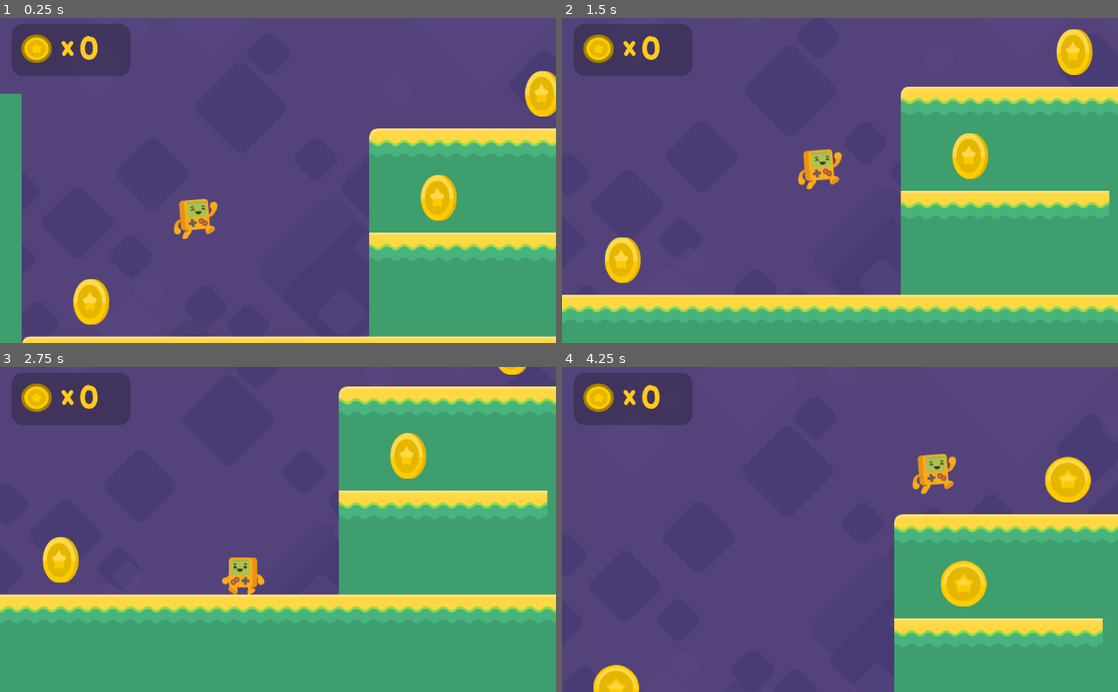
Above: before the commit, frames 1-4 (two rows, left to right).
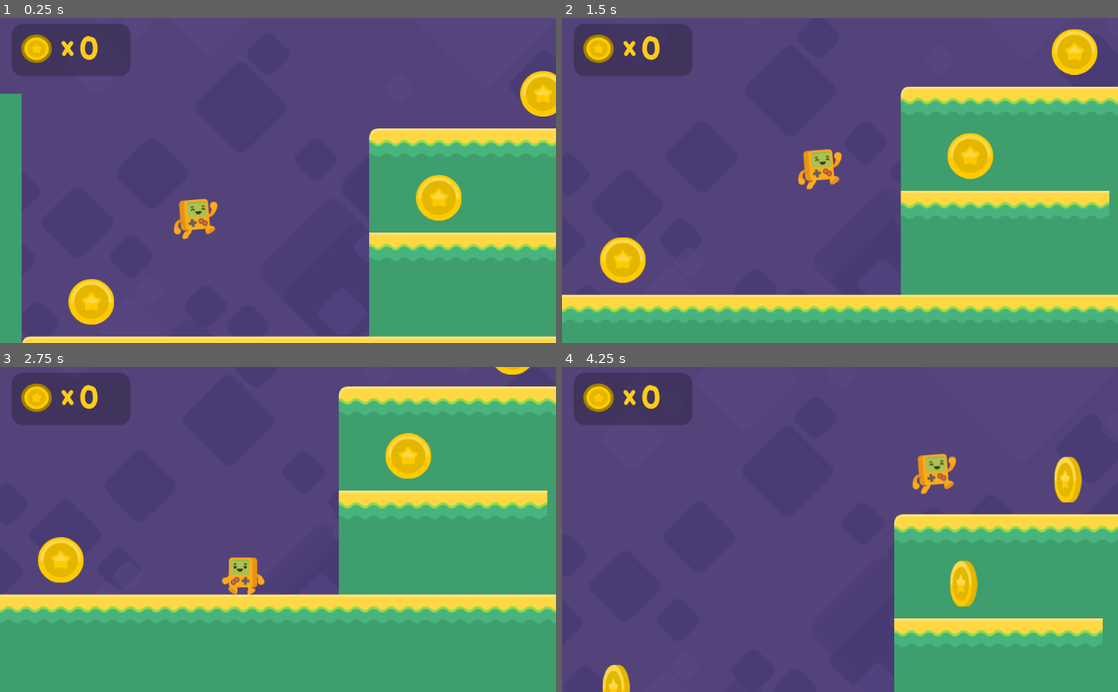
Above: after the commit, the same moments.

Repository: Manik5/2D-Platform
Game: Godot game, scene res://Level1.tscn
Same seed, same stepped clock (60 frames per second), same inputs: the game is played once before the commit and once after it.
Inputs:
- Up to frame 1 (0.25 s): no input
- Up to frame 2 (1.5 s): hold Right (right) from 0.53 s (still down); tap Space (jump) at 0.77 s
- Up to frame 3 (2.75 s): tap Space (jump) at 1.52 s; release Right (right) at 2.03 s; hold Left (left) from 2.03 s (still down)
- Up to frame 4 (4.25 s): release Left (left) at 2.78 s; hold Right (right) from 2.78 s (still down); tap Space (jump) at 3.02, 3.77 s

The runs differ from the first frame. In frame 1, 1.2% of the frame differs, in the area x 12-100%, y 16-95%; in frame 2, 1.3%; in frame 3, 0.9%; in frame 4, 1.5%, in the area x 5-96%, y 27-100%.

Commit message:
coin counter

Diff:
--- a/HUD.gd
+++ b/HUD.gd
@@ -5,6 +5,9 @@
 func _ready():
 	$Coins.text = String(coins)
 
+func _physics_process(delta):
+	if coins == 3:
+		get_tree().change_scene("res://Level1.tscn")
 
 func _on_coin_collected():
 	coins = coins + 1
--- a/coin.gd
+++ b/coin.gd
@@ -5,10 +5,7 @@
 func _on_coin_body_entered(body):
 	$AnimationPlayer.play("bounce")
 	emit_signal("coin_collected")
-
-
-
-
+	set_collision_mask_bit(0, false)
 
 func _on_AnimationPlayer_animation_finished(anim_name):
 	queue_free()
--- a/coin.tscn
+++ b/coin.tscn
@@ -43,6 +43,7 @@
 [node name="AnimatedSprite" type="AnimatedSprite" parent="."]
 frames = SubResource( 2 )
 animation = "spin"
+frame = 2
 playing = true
 
 [node name="AnimationPlayer" type="AnimationPlayer" parent="."]
--- a/steve.gd
+++ b/steve.gd
@@ -32,9 +32,6 @@
 
 	velocity.x = lerp(velocity.x, 0, 0.2)
 
-	if coins == 3:
-		get_tree().change_scene("res://Level1.tscn")
-
 
 func _on_fallzone_body_entered(body):
 	get_tree().change_scene("res://Level1.tscn")
